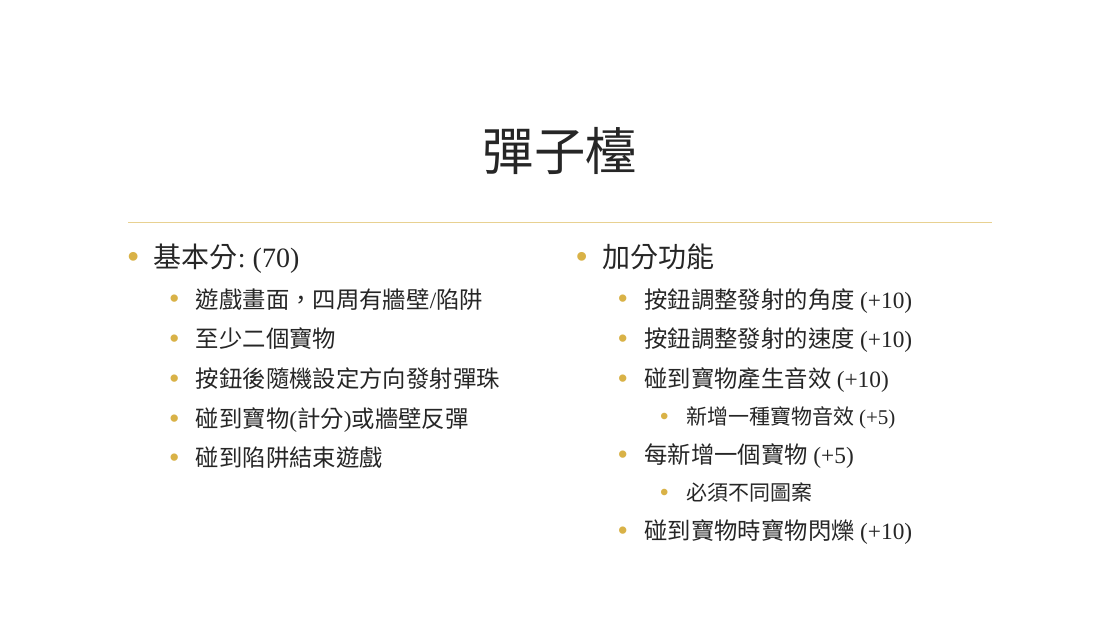
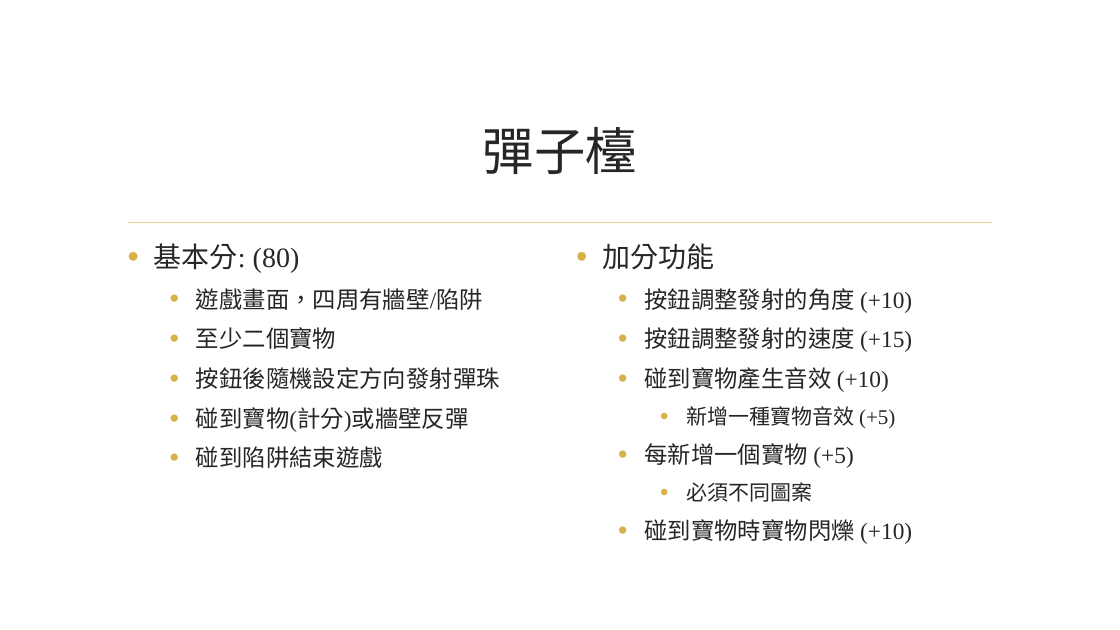
Before and after one commit to CGUSystemCourses/Micro_Lab-2017, a slide deck: slide 4 of Labs/Final/Final-Project.pptx. Drawn at 1120x630 pixels with LibreOffice and Linux fonts; fonts in the diff are those of the drawing; background and template pictures are left out. Boxes give left, top, right and bottom in pixels: in the first picture for what was removed or moved away, otherwise in the second. Text is boxed around its words. In the diff, an @@ line names an element or a change of style, - is before the commit and + after.

```diff
--- a/Labs/Final/Final-Project.pptx
+++ b/Labs/Final/Final-Project.pptx
@@ text at box(154, 243, 300, 272): text changed @@
-• 基本分: (70)
+• 基本分: (80)
@@ text at box(644, 327, 912, 352): text changed @@
-  • 按鈕調整發射的速度 (+10)
+  • 按鈕調整發射的速度 (+15)
```
Also in this commit, not shown: 2 other slides changed, 3 slides added.
